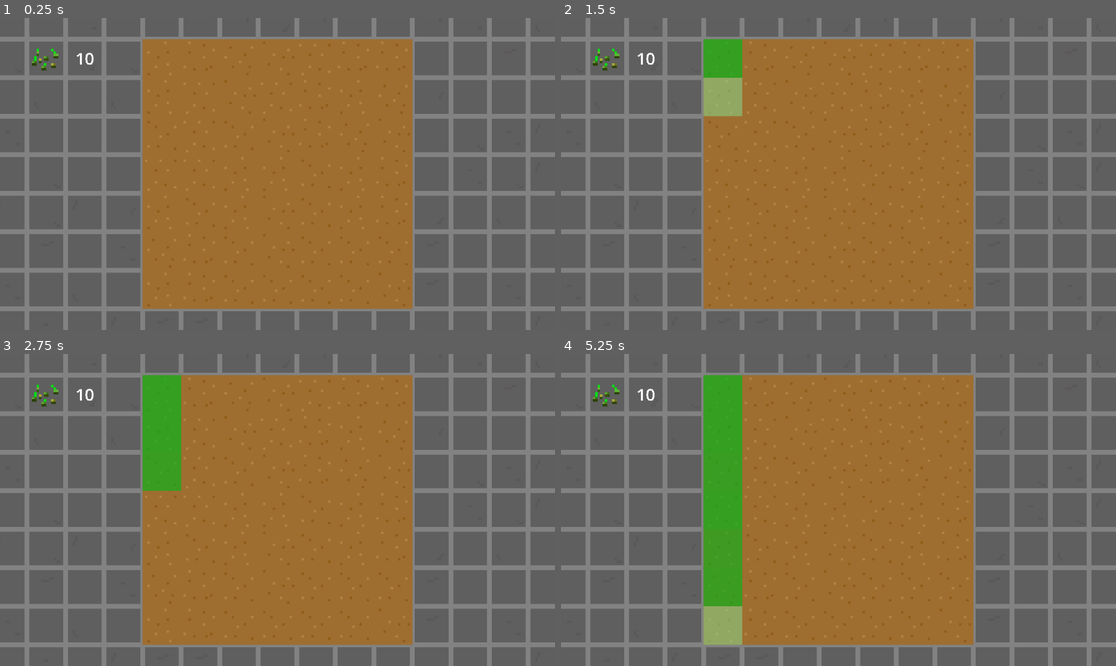
Above: before the commit, frames 1-4 (two rows, left to right).
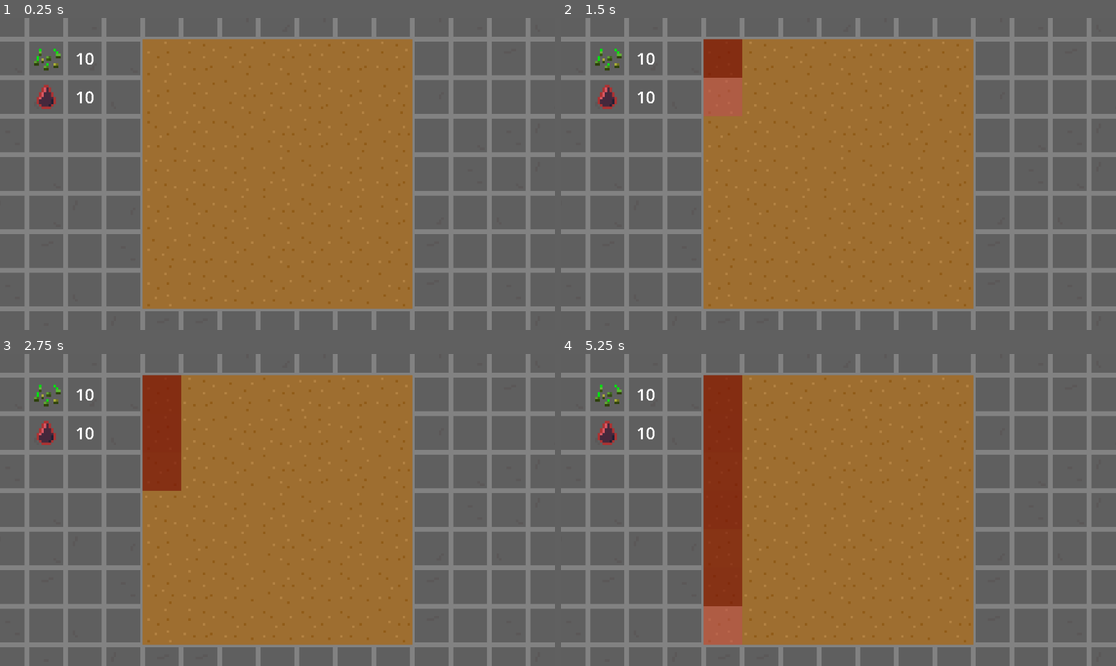
Above: after the commit, the same moments.

Repository: aeriab/giftjam_lebron
Game: Godot game, scene res://main/main.tscn
The game is run twice, just before and just after one commit, with the same random seed, the same clock (stepped at 60 frames per second) and the same inputs. Before the commit the project starts from res://plant_minigame.tscn.
Inputs (mouse positions are in pixels of both pictures, inside the frame that each line leads up to):
- Up to frame 1 (0.25 s): no input
- Up to frame 2 (1.5 s): tap Enter at 0.5 s; move the mouse to (721, 58) at 0.52 s; click (721, 58) at 0.67 s; tap Space at 1.25 s; move the mouse to (721, 96) at 1.27 s; click (721, 96) at 1.42 s
- Up to frame 3 (2.75 s): tap Enter at 2 s; move the mouse to (160, 472) at 2.02 s; click (160, 472) at 2.17 s
- Up to frame 4 (5.25 s): tap Space at 2.75, 4.25 s; move the mouse to (721, 510) at 2.77 s; click (721, 510) at 2.92 s; tap Enter at 3.5 s; move the mouse to (721, 547) at 3.52 s; click (721, 547) at 3.67 s; move the mouse to (721, 588) at 4.27 s; click (721, 588) at 4.42 s; move the mouse to (721, 625) at 5.02 s; click (721, 625) at 5.17 s

The runs differ from the first frame. In frame 1, 0.4% of the frame differs, in the area x 5-17%, y 9-30%; in frame 2, 2.1%; in frame 3, 3.0%; in frame 4, 6.5%, in the area x 5-33%, y 6-94%.

Commit message:
Moved icons to UI layer

Diff:
--- /dev/null
+++ b/UI/ui.tscn
@@ -0,0 +1,52 @@
+[gd_scene load_steps=3 format=3 uid="uid://dohj4615xds12"]
+
+[ext_resource type="Texture2D" uid="uid://c8nhbyjcdepui" path="res://assets/WheatSeeds.png" id="1_dajm1"]
+[ext_resource type="Texture2D" uid="uid://bodyixjvwj0ki" path="res://assets/blood.png" id="2_e6gg6"]
+
+[node name="UI" type="Control"]
+layout_mode = 3
+anchors_preset = 15
+anchor_right = 1.0
+anchor_bottom = 1.0
+grow_horizontal = 2
+grow_vertical = 2
+
+[node name="Seeds" type="Node2D" parent="."]
+position = Vector2(-96, -48)
+
+[node name="SeedsNumber" type="Label" parent="Seeds"]
+z_index = 1
+offset_left = 8.0
+offset_top = -8.0
+offset_right = 808.0
+offset_bottom = 792.0
+scale = Vector2(0.02, 0.02)
+theme_override_font_sizes/font_size = 341
+text = "10"
+horizontal_alignment = 1
+vertical_alignment = 1
+metadata/_edit_use_anchors_ = true
+
+[node name="WheatSeeds" type="Sprite2D" parent="Seeds"]
+z_index = 1
+texture = ExtResource("1_dajm1")
+
+[node name="Blood" type="Node2D" parent="."]
+position = Vector2(-96, -31)
+
+[node name="BloodMeter" type="Label" parent="Blood"]
+z_index = 1
+offset_left = 8.0
+offset_top = -9.0
+offset_right = 808.0
+offset_bottom = 791.0
+scale = Vector2(0.02, 0.02)
+theme_override_font_sizes/font_size = 341
+text = "10"
+horizontal_alignment = 1
+vertical_alignment = 1
+
+[node name="Blood" type="Sprite2D" parent="Blood"]
+z_index = 1
+position = Vector2(0, -1)
+texture = ExtResource("2_e6gg6")
--- a/flower/flower_scene.tscn
+++ b/flower/flower_scene.tscn
@@ -16,8 +16,8 @@
 MAX_OPACITY = 0.5
 FADE_IN_SPEED = 9.0
 FADE_OUT_SPEED = 6.0
-COLOR_PLANTED = Color(0, 0.717647, 0.101961, 1)
-COLOR_BLANK = Color(1, 1, 1, 1)
+COLOR_PLANTED = Color(0.467368, 0.0530919, 0.0172624, 1)
+COLOR_BLANK = Color(1, 0.522561, 0.628769, 0.627451)
 
 [connection signal="gui_input" from="interactive_color_rect" to="interactive_color_rect" method="_on_gui_input"]
 [connection signal="mouse_entered" from="interactive_color_rect" to="interactive_color_rect" method="_on_mouse_entered"]
--- /dev/null
+++ b/main/cursor_setter.gd
@@ -0,0 +1,14 @@
+extends Node
+
+# Load the custom images for the mouse cursor.
+var arrow = load("res://arrow.png")
+var beam = load("res://beam.png")
+
+
+func _ready():
+	# Changes only the arrow shape of the cursor.
+	# This is similar to changing it in the project settings.
+	Input.set_custom_mouse_cursor(arrow)
+
+	# Changes a specific shape of the cursor (here, the I-beam shape).
+	Input.set_custom_mouse_cursor(beam, Input.CURSOR_IBEAM)
--- /dev/null
+++ b/main/main.tscn
@@ -0,0 +1,14 @@
+[gd_scene load_steps=4 format=3 uid="uid://cbd5qse08rnon"]
+
+[ext_resource type="PackedScene" uid="uid://cdy6fef102nbh" path="res://plant_minigame.tscn" id="1_pjrb6"]
+[ext_resource type="PackedScene" uid="uid://dohj4615xds12" path="res://UI/ui.tscn" id="2_xwkvk"]
+[ext_resource type="Script" uid="uid://bbx7s75li7nm5" path="res://main/cursor_setter.gd" id="3_xwkvk"]
+
+[node name="Main" type="Node2D"]
+
+[node name="PlantMinigame" parent="." instance=ExtResource("1_pjrb6")]
+
+[node name="UI" parent="." instance=ExtResource("2_xwkvk")]
+
+[node name="CursorSetter" type="Node" parent="."]
+script = ExtResource("3_xwkvk")
--- a/plant_minigame.tscn
+++ b/plant_minigame.tscn
@@ -1,8 +1,7 @@
-[gd_scene load_steps=6 format=4 uid="uid://cdy6fef102nbh"]
+[gd_scene load_steps=5 format=4 uid="uid://cdy6fef102nbh"]
 
 [ext_resource type="Texture2D" uid="uid://cu4ebcrn6uqan" path="res://assets/Dirt(1) (4).png" id="1_rvfsd"]
 [ext_resource type="Script" uid="uid://bfmgcnb3uynld" path="res://plant_tile_map_layer.gd" id="2_y7wem"]
-[ext_resource type="Texture2D" uid="uid://c8nhbyjcdepui" path="res://assets/WheatSeeds.png" id="3_kmyxg"]
 
 [sub_resource type="TileSetAtlasSource" id="TileSetAtlasSource_y7wem"]
 texture = ExtResource("1_rvfsd")
@@ -52,18 +51,3 @@
 position = Vector2(-56, -56)
 tile_set = SubResource("TileSet_kmyxg")
 script = ExtResource("2_y7wem")
-
-[node name="WheatSeeds" type="Sprite2D" parent="."]
-position = Vector2(-97, -48)
-texture = ExtResource("3_kmyxg")
-
-[node name="SeedsNumber" type="Label" parent="."]
-offset_left = -88.0
-offset_top = -56.0
-offset_right = 712.0
-offset_bottom = 744.0
-scale = Vector2(0.02, 0.02)
-theme_override_font_sizes/font_size = 341
-text = "10"
-horizontal_alignment = 1
-vertical_alignment = 1
--- a/project.godot
+++ b/project.godot
@@ -11,7 +11,7 @@
 [application]
 
 config/name="GiftJam_Lebron"
-run/main_scene="uid://cdy6fef102nbh"
+run/main_scene="uid://cbd5qse08rnon"
 config/features=PackedStringArray("4.4", "Forward Plus")
 config/icon="res://icon.svg"
 
Binary file added: assets/wateringCan.png
Not shown, added: assets/wateringCan.png.import
Not shown, added: main/cursor_setter.gd.uid
